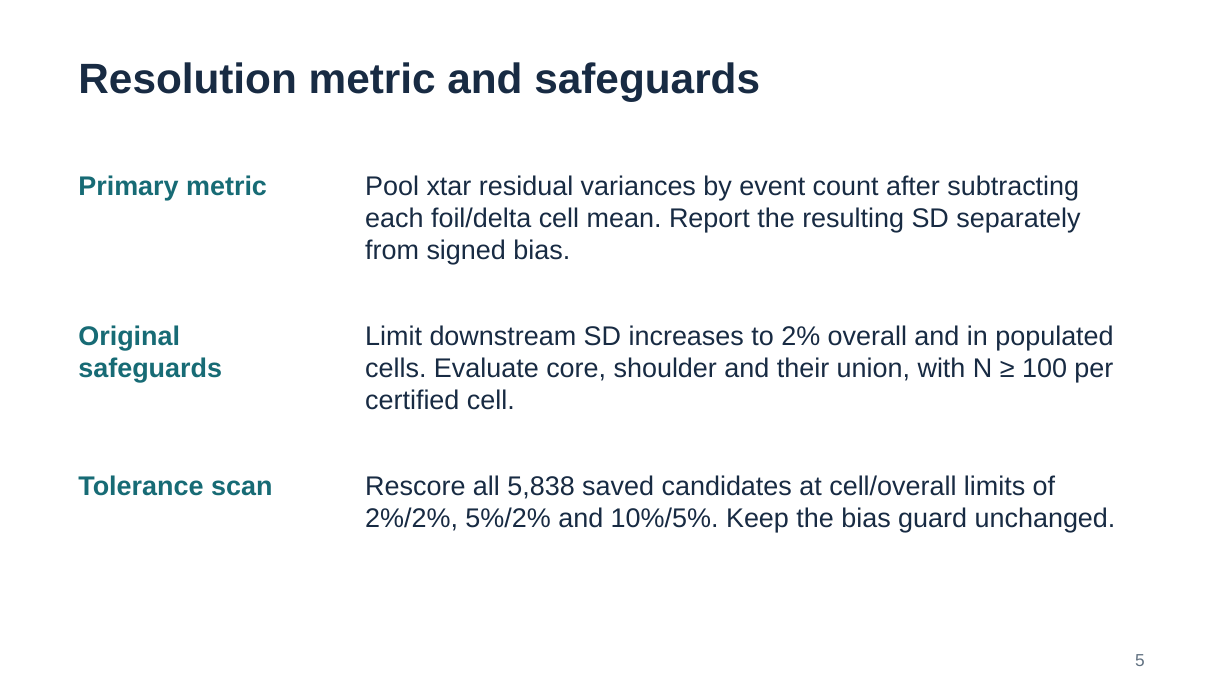
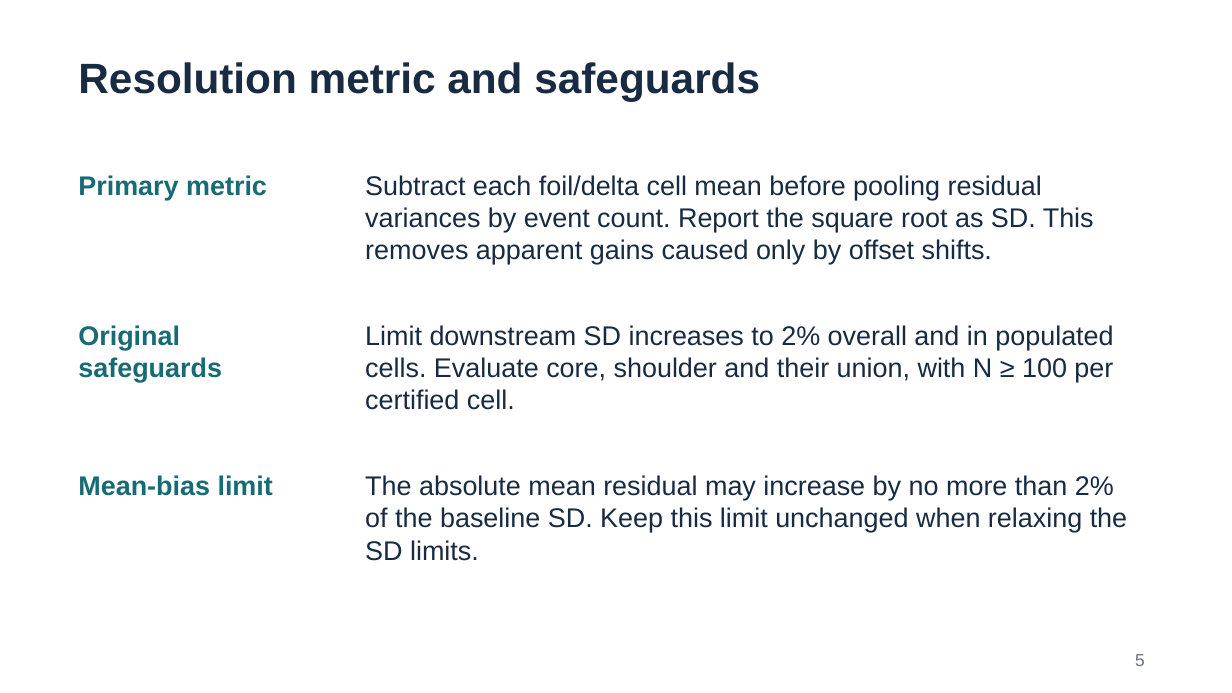
Before and after one commit to cploen/xtar_refit_hms, a slide deck: slide 5 of slides/xtar_study_summary.pptx. Drawn at 1232x693 pixels with LibreOffice and Linux fonts; fonts in the diff are those of the drawing. Boxes give left, top, right and bottom in pixels: in the first picture for what was removed or moved away, otherwise in the second. Text is boxed around its words. In the diff, an @@ line names an element or a change of style, - is before the commit and + after.

Commit message:
Revise xtar study slides and guides

```diff
--- a/slides/xtar_study_summary.pptx
+++ b/slides/xtar_study_summary.pptx
@@ text at (365, 175, 1094, 264): text changed @@
-Pool xtar residual variances by event count after subtracting each foil/delta cell mean. Report the resulting SD separately from signed bias.
+Subtract each foil/delta cell mean before pooling residual variances by event count. Report the square root as SD. This removes apparent gains caused only by offset shifts.
@@ text at (78, 475, 273, 496): text changed @@
-Tolerance scan
+Mean-bias limit
@@ text at (365, 475, 1127, 561): text changed @@
-Rescore all 5,838 saved candidates at cell/overall limits of 2%/2%, 5%/2% and 10%/5%. Keep the bias guard unchanged.
+The absolute mean residual may increase by no more than 2% of the baseline SD. Keep this limit unchanged when relaxing the SD limits.
```
Also in this commit, not shown: 5 other slides changed, 2 slides added, 5 other files.
